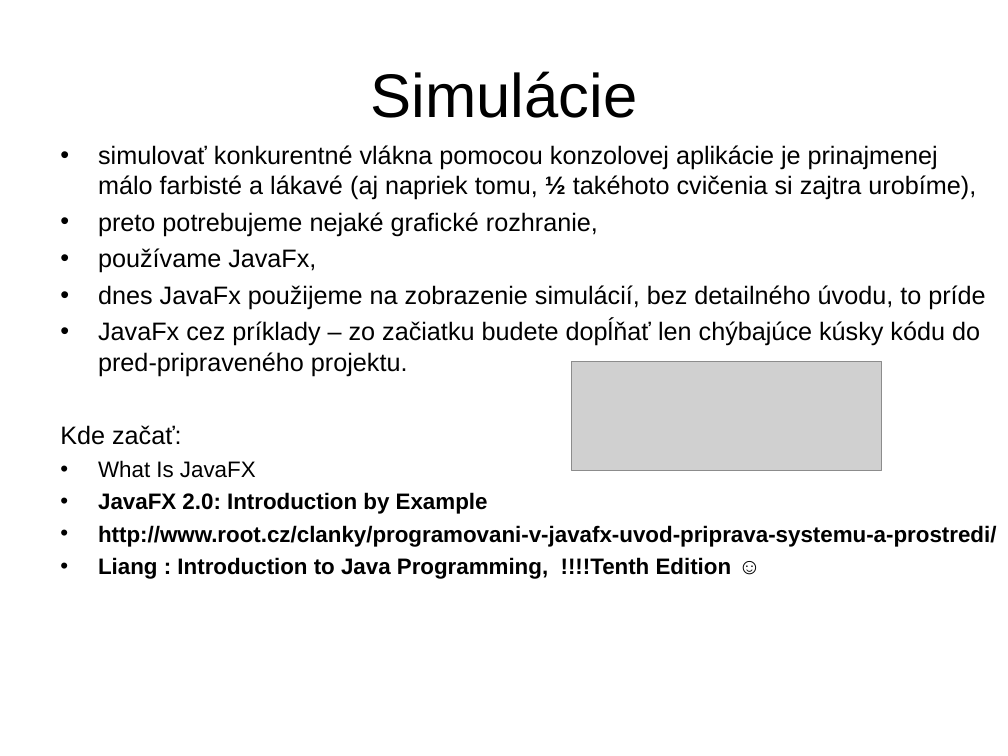
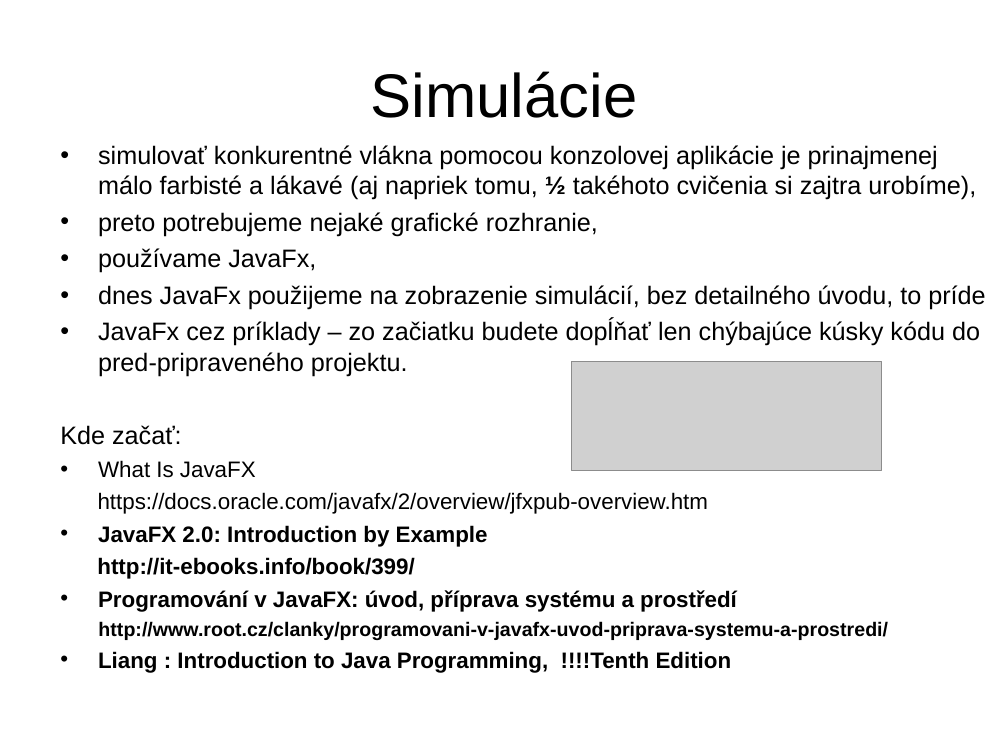
Before and after one commit to Programovanie4/Prednasky, a slide deck: slide 17 of 09/09_java.ppt (slide 19 before the commit). Drawn at 1008x756 pixels with LibreOffice and Linux fonts; fonts in the diff are those of the drawing; grey boxes stand for pictures. Boxes give left, top, right and bottom in pixels: in the first picture for what was removed or moved away, otherwise in the second. Text is boxed around its words. In the diff, an @@ line names an element or a change of style, - is before the commit and + after.

```diff
--- a/09/09_java.ppt
+++ b/09/09_java.ppt
@@ text at (98, 492, 708, 514): paragraph added @@
+https://docs.oracle.com/javafx/2/overview/jfxpub-overview.htm
@@ text at (97, 557, 737, 612): paragraphs added @@
+http://it-ebooks.info/book/399/
+• Programování v JavaFX: úvod, příprava systému a prostředí
@@ text at (98, 621, 888, 640): size 16 to 14 pt in "http://www.root.cz/clanky/programovani-v-javafx-uvod-priprav ..."; bullet • to none @@
@@ text at (98, 651, 732, 673): text changed @@
-• Liang : Introduction to Java Programming, !!!!Tenth Edition ☺
+• Liang : Introduction to Java Programming, !!!!Tenth Edition
```
Also in this commit, not shown: 1 other slide changed, 3 slides removed, 1 other file.
